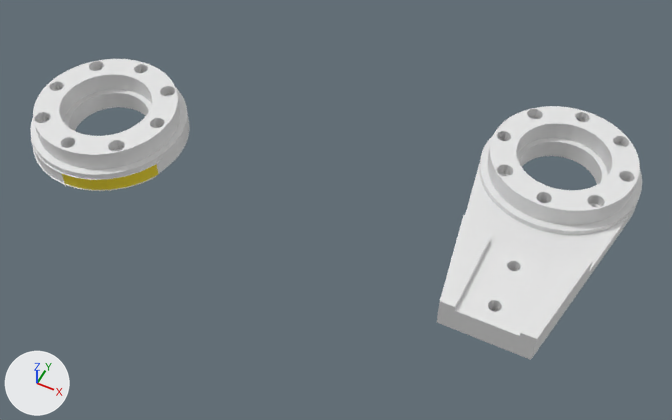
Renders of the Blender file projects/3d/blender/cycloid/top-cover-sensor.blend from each side of a commit.
Both versions are drawn from a 50 mm camera at (182.0, -159.0, 237.0) aimed at (84.0, 36.0, -6.0). Every picture has the same lights, and +X, +Y and +Z are marked at lower left. The first picture is the older version.

The first picture shows 'static-top-pin-cover.001', 'static-top-pin-cover.003'.
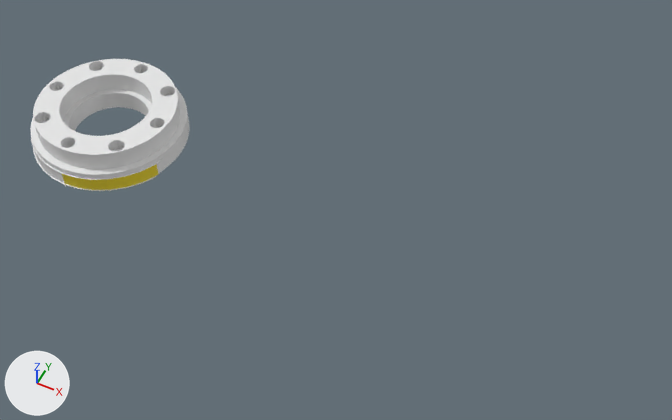
Location of each change, [x1, y1, x2, y2] in pixels of the pictures (672 x 420 px):
'static-top-pin-cover.001', deleted: before [437, 106, 642, 360]

The change in detail:
Object 'static-top-pin-cover.001' (ob_static_top_pin_cover_001) is deleted.
